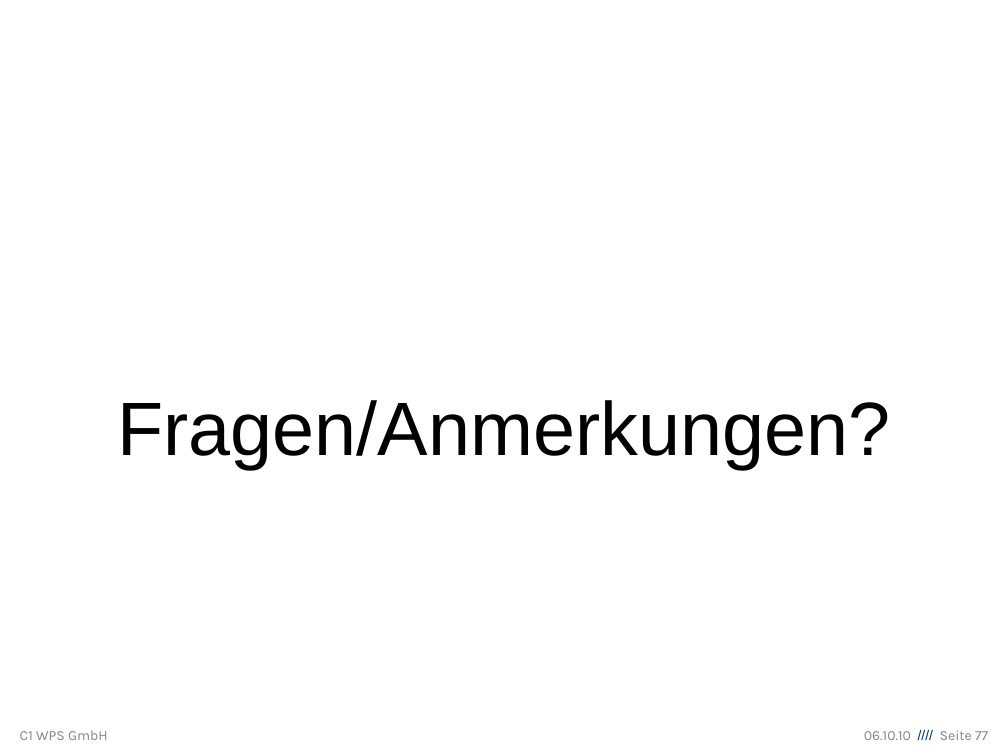
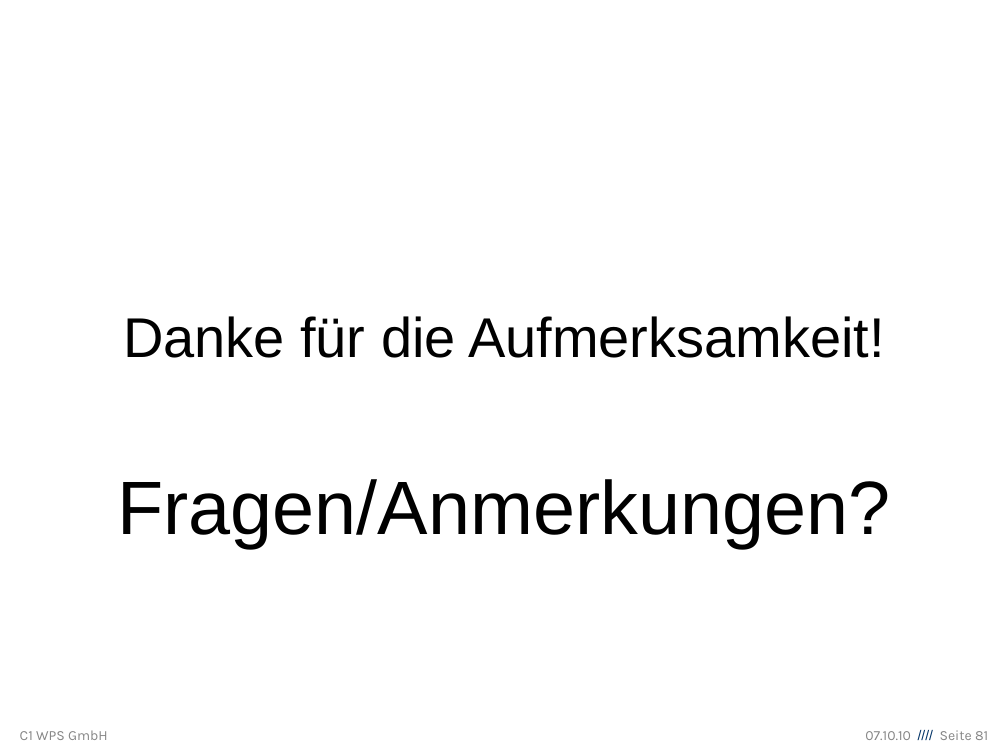
Before and after one commit to lemmy/org.eclipse.ecf.winterschool, a slide deck: slide 81 of org.eclipse.ecf.winterschool/EclipseCommunicationFramework.odp (slide 77 before the commit). Drawn at 1008x756 pixels with LibreOffice and Linux fonts; fonts in the diff are those of the drawing; background and template pictures are left out. Boxes give left, top, right and bottom in pixels: in the first picture for what was removed or moved away, otherwise in the second. Text is boxed around its words. In the diff, an @@ line names an element or a change of style, - is before the commit and + after.

```diff
--- a/org.eclipse.ecf.winterschool/EclipseCommunicationFramework.odp
+++ b/org.eclipse.ecf.winterschool/EclipseCommunicationFramework.odp
@@ subtitle at (123, 316, 885, 358): paragraph added @@
+Danke für die Aufmerksamkeit!
@@ text at (865, 730, 988, 740): text changed @@
-06.10.10 //// Seite 77
+07.10.10 //// Seite 81
```
Also in this commit, not shown: 12 other slides changed, 8 slides added, 13 slides removed.
